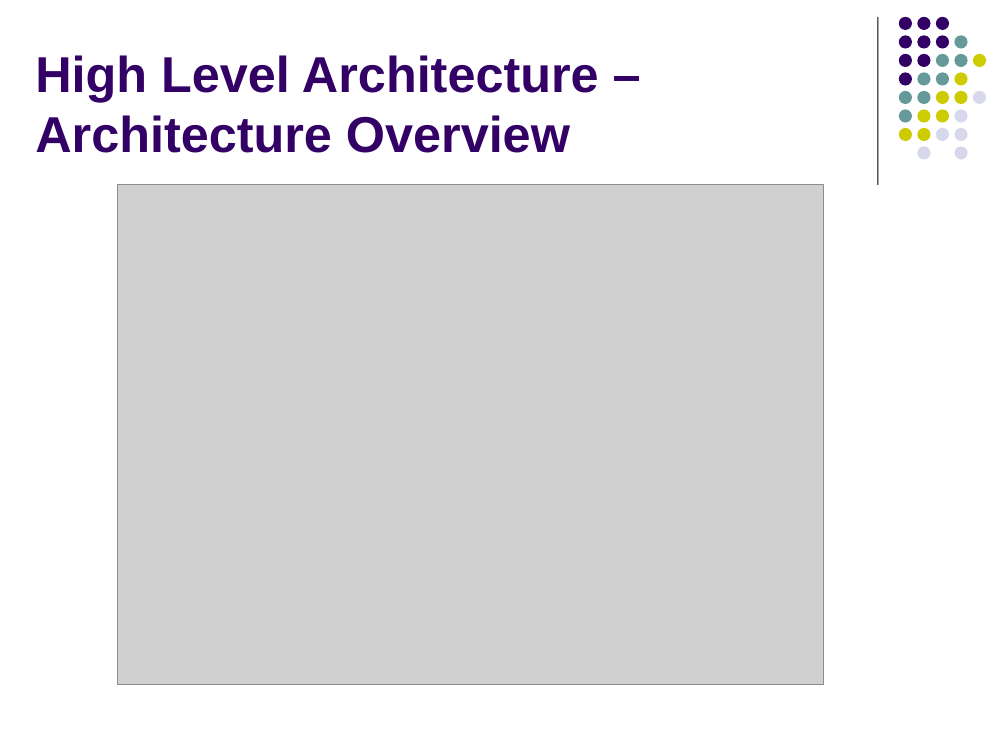
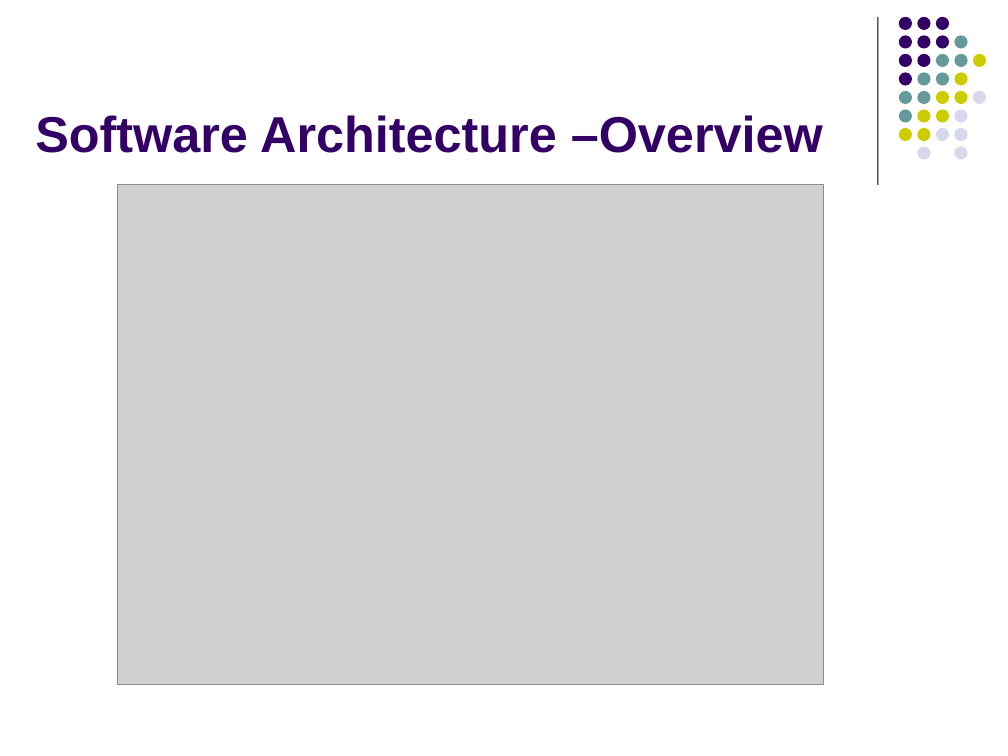
Before and after one commit to imireasa/mtech-se18-t08s, a slide deck: slide 12 of docs/W-9 Working Document/W-9.3 Presentation Slides/Phase 2/vms_presentation_2_v0.1.pptx (slide 16 before the commit). Drawn at 1008x756 pixels with LibreOffice and Linux fonts; fonts in the diff are those of the drawing; grey boxes stand for pictures. Boxes give left, top, right and bottom in pixels: in the first picture for what was removed or moved away, otherwise in the second. Text is boxed around its words. In the diff, an @@ line names an element or a change of style, - is before the commit and + after.

```diff
--- a/docs/W-9 Working Document/W-9.3 Presentation Slides/Phase 2/vms_presentation_2_v0.1.pptx
+++ b/docs/W-9 Working Document/W-9.3 Presentation Slides/Phase 2/vms_presentation_2_v0.1.pptx
@@ title at <box>35,115,823,153</box>: text changed @@
-High Level Architecture –Architecture Overview
+Software Architecture –Overview
```
Also in this commit, not shown: 10 other slides changed, 1 slide added, 5 slides removed.
